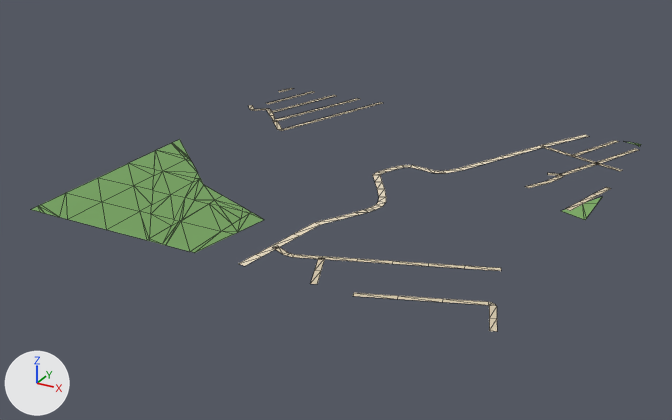
An edit to the glTF model public/assets/bengaluru-region-v1/tiles/t-4_-33-l1.glb, drawn before and after from the same camera.
The view is the same before and after, from a 50 mm lens placed at (-1310.0, -17111.0, 381.0), pointed at (-1768.0, -16279.0, -36.0). Arrows for +X, +Y and +Z are at lower left; the lights stay in place. The older version comes first. Mesh edges are drawn as thin lines.

The first picture shows 'ground'.
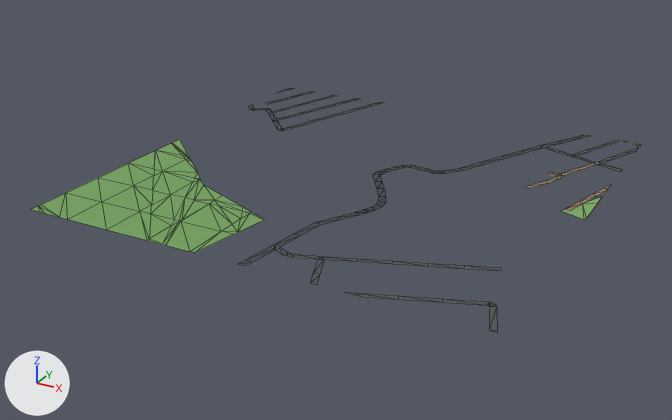
Boxes (x1, y1, x2, y2) around the edits, measured in the pictures (672 x 420 px; the box of a moved part takes in the faces that stretch with it):
part 1 of me_ground, reshaped
    before: (540, 134, 638, 171)
    after: (540, 135, 639, 171)
part 2 of me_ground, moved or reshaped
    before: (593, 187, 611, 196)
    after: (593, 185, 610, 196)
part 3 of me_ground, moved or reshaped
    before: (238, 246, 277, 266)
    after: (238, 246, 276, 266)
part 4 of me_ground, moved or reshaped
    both: (249, 91, 497, 332)
part 5 of me_ground, recoloured
    both: (238, 91, 619, 306)

What the commit changed:
me_ground is used by ob_ground; location (-2000.0, -16500.0, 0.0).
Verts and faces of me_ground; kept vertices keep their numbers, new ones are numbered from 315.
Before the commit, vertices of me_ground: 12 (503.0, 339.0, 1.0) at pixel (611, 188), 13 (497.0, 341.0, 1.0) at pixel (606, 187), 14 (502.0, 338.0, 1.0) at pixel (610, 189).
Before the commit, vertices of me_ground: 174 (257.0, 23.0, 1.0) at pixel (255, 254), 175 (265.0, 22.0, 1.0) at pixel (261, 256).
me_ground had 315 vertices, 306 faces and spanned x -3.0..503.0, y -3.0..502.0, z 1.0.
me_ground now has 334 vertices, 321 faces and spans x 0.0..500.0, y 0.0..500.0, z 1.0.
Part 1, on me_ground:
5 vertices are removed from x 431.0..503.0, y 401.0..502.0, z 1.0.
5 faces are deleted.
3 vertices in x 412.0..482.0, y 444.0..469.0, z 1.0 move by (-4.0, -9.0, 0.0).
2 vertices move from x 488.0..499.0, y 395.0..442.0, z 1.0 to x 484.0..500.0, y 401.0..432.0, z 1.0.
16 vertices are added at x 421.0..500.0, y 395.0..500.0, z 1.0.
12 new faces join them.
Part 2, on me_ground:
Vertex 13 moves to (500.0, 351.0, 1.0), pixel (611, 184).
Vertex 12 moves to (500.0, 338.0, 1.0), pixel (608, 188).
Vertex 14 moves to (500.0, 329.0, 1.0), pixel (606, 191).
Part 3, on me_ground:
Vertex 175 moves to (263.0, 9.0, 1.0), pixel (252, 262).
Vertex 174 moves to (255.0, 10.0, 1.0), pixel (245, 259).
Part 4, on me_ground:
29 vertices are removed from x -2.0..497.0, y -3.0..501.0, z 1.0.
43 faces are deleted.
4 vertices in x 63.0..105.0, y 463.0..467.0, z 1.0 move by (-2.0, -6.0, 0.0).
3 vertices in x 39.0..335.0, y 1.0..501.0, z 1.0 move by (0.0, -1.0, 0.0).
3 vertices in x 56.0..92.0, y 427.0..432.0, z 1.0 move by (-1.0, -3.0, 0.0).
19 vertices move from x 22.0..439.0, y -1.0..499.0, z 1.0 to x 15.0..475.0, y 0.0..500.0, z 1.0.
35 vertices are added at x 0.0..497.0, y 0.0..500.0, z 1.0.
49 new faces join them.
me_ground part 5: 144 kept faces spanning x 11.0..500.0, y 0.0..500.0, z 1.0 get new vertex colours; the middle colour goes from beige #d7c9ae to dark grey #535556.
Other edits to the shape of me_ground do not show in these pictures.
